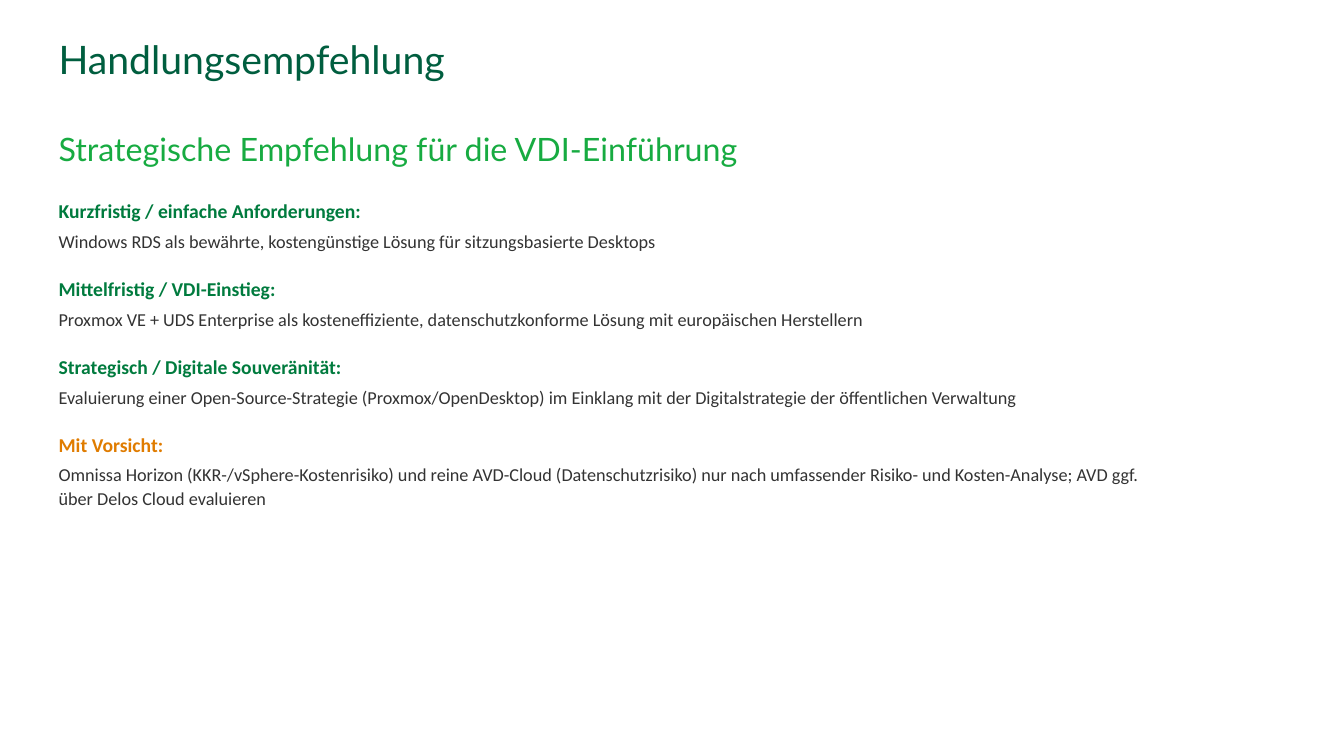
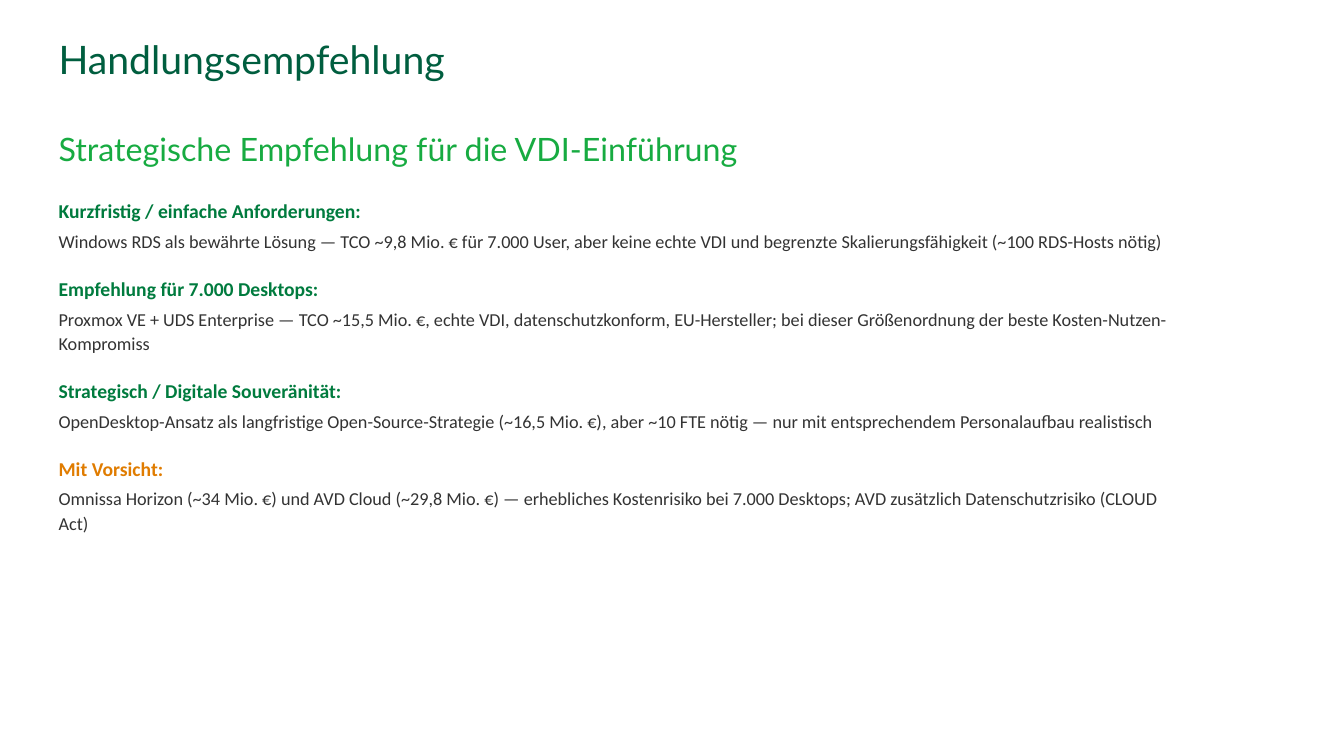
Before and after one commit to stefanbuell-wq/vdi-validation, a slide deck: slide 24 of docs/VDI-Vergleichsanalyse.pptx. Drawn at 1344x756 pixels with LibreOffice and Linux fonts; fonts in the diff are those of the drawing; background and template pictures are left out. Boxes give left, top, right and bottom in pixels: in the first picture for what was removed or moved away, otherwise in the second. Text is boxed around its words. In the diff, an @@ line names an element or a change of style, - is before the commit and + after.

```diff
--- a/docs/VDI-Vergleichsanalyse.pptx
+++ b/docs/VDI-Vergleichsanalyse.pptx
@@ text at [59,235,1166,353]: text changed @@
-Windows RDS als bewährte, kostengünstige Lösung für sitzungsbasierte Desktops
-Mittelfristig / VDI-Einstieg:
-Proxmox VE + UDS Enterprise als kosteneffiziente, datenschutzkonforme Lösung mit europäischen Herstellern
+Windows RDS als bewährte Lösung — TCO ~9,8 Mio. € für 7.000 User, aber keine echte VDI und begrenzte Skalierungsfähigkeit (~100 RDS-Hosts nötig)
+Empfehlung für 7.000 Desktops:
+Proxmox VE + UDS Enterprise — TCO ~15,5 Mio. €, echte VDI, datenschutzkonform, EU-Hersteller; bei dieser Größenordnung der beste Kosten-Nutzen-Kompromiss
@@ text at [59,415,1152,431]: text changed @@
-Evaluierung einer Open-Source-Strategie (Proxmox/OpenDesktop) im Einklang mit der Digitalstrategie der öffentlichen Verwaltung
+OpenDesktop-Ansatz als langfristige Open-Source-Strategie (~16,5 Mio. €), aber ~10 FTE nötig — nur mit entsprechendem Personalaufbau realistisch
@@ text at [59,492,1157,533]: text changed @@
-Omnissa Horizon (KKR-/vSphere-Kostenrisiko) und reine AVD-Cloud (Datenschutzrisiko) nur nach umfassender Risiko- und Kosten-Analyse; AVD ggf. über Delos Cloud evaluieren
+Omnissa Horizon (~34 Mio. €) und AVD Cloud (~29,8 Mio. €) — erhebliches Kostenrisiko bei 7.000 Desktops; AVD zusätzlich Datenschutzrisiko (CLOUD Act)
```
Also in this commit, not shown: 12 other slides changed, 1 other file.
